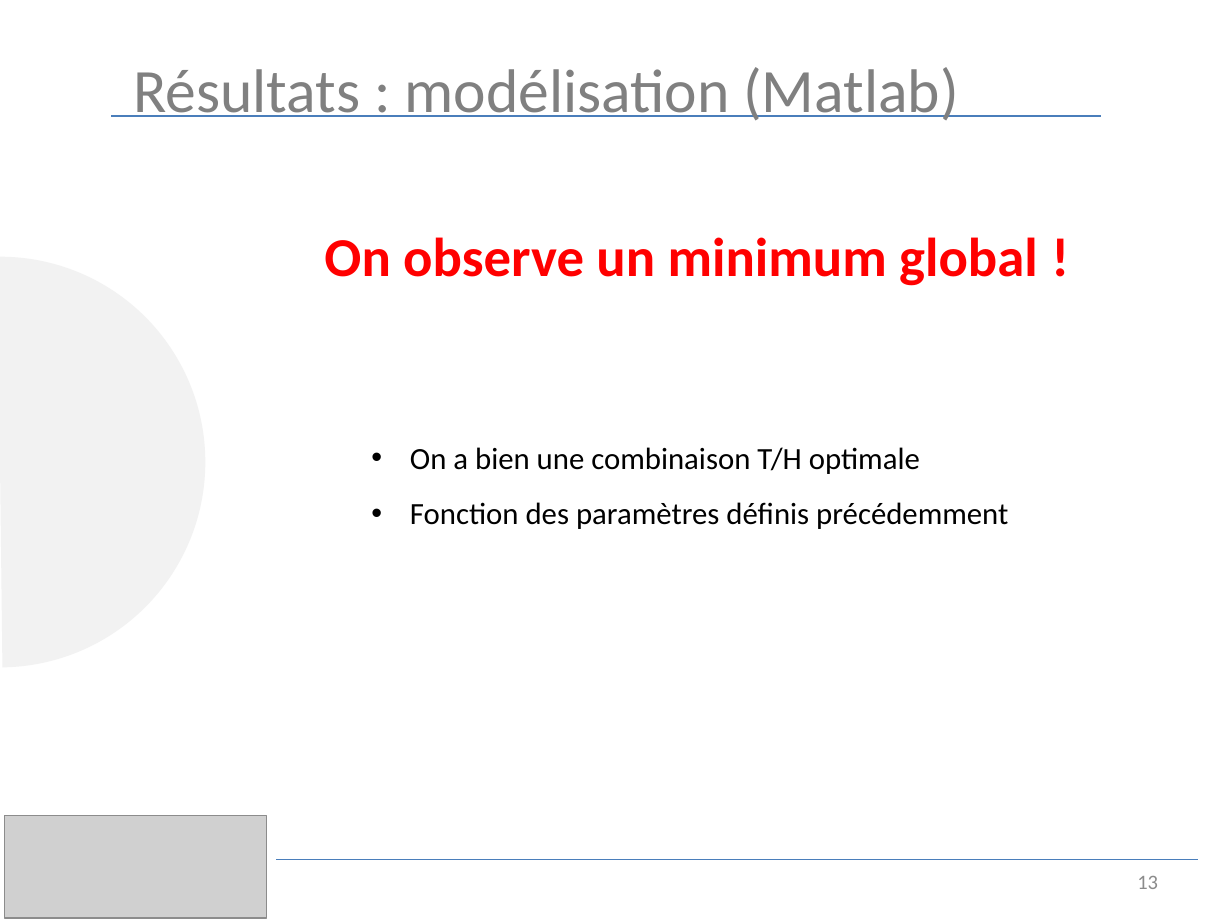
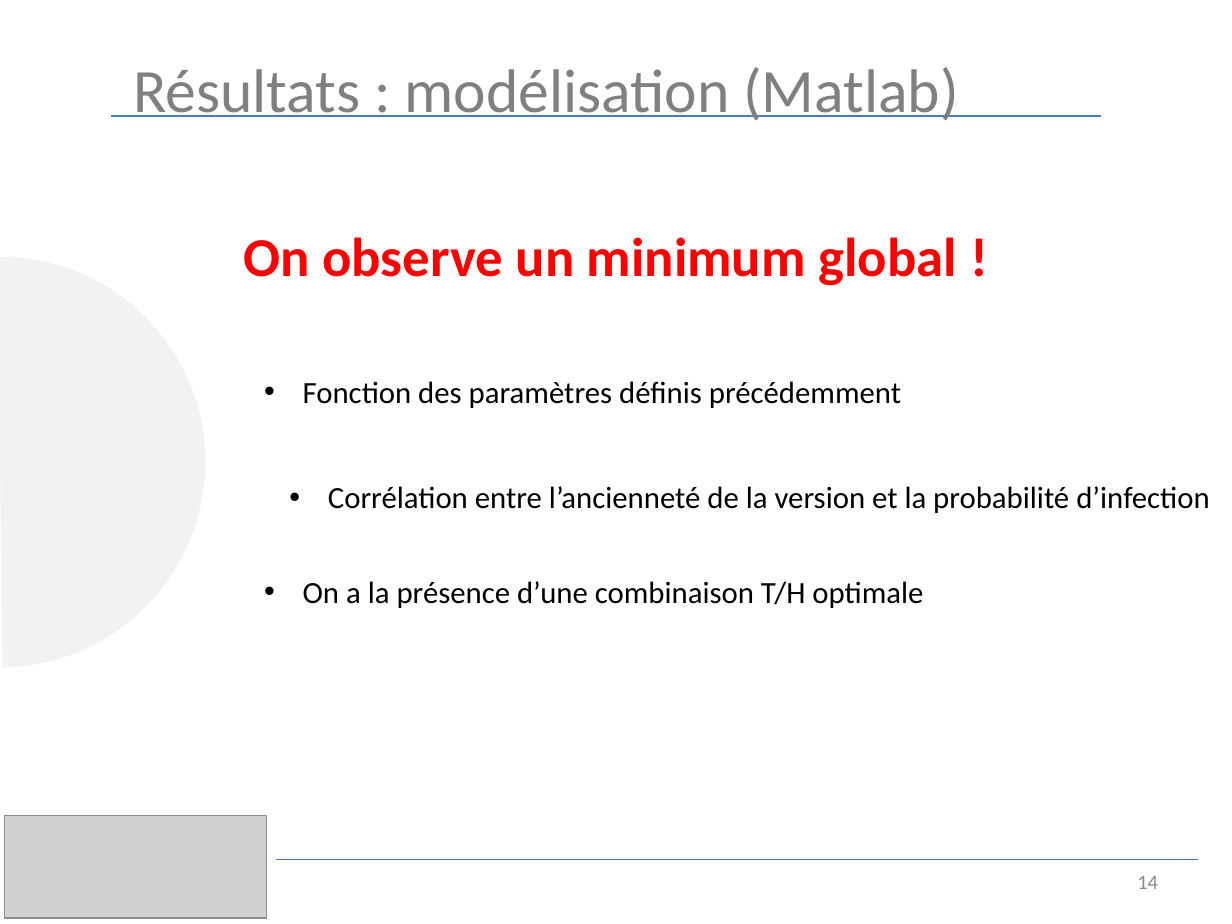
Before and after one commit to luinaudt/inf6422, a slide deck: slide 14 of lab3/presentation.pptx (slide 13 before the commit). Drawn at 1232x924 pixels with LibreOffice and Linux fonts; fonts in the diff are those of the drawing; grey boxes stand for pictures. Boxes give left, top, right and bottom in pixels: in the first picture for what was removed or moved away, otherwise in the second. Text is boxed around its words. In the diff, an @@ line names an element or a change of style, - is before the commit and + after.

```diff
--- a/lab3/presentation.pptx
+++ b/lab3/presentation.pptx
@@ text "On observe un minimum global ..." moved from (x1=324, y1=237, x2=1038, y2=286) to (x1=244, y1=237, x2=957, y2=286) @@
@@ text "On observe un minimum global ..." at (x1=244, y1=237, x2=957, y2=286): alignment left to centre @@
@@ text added at (x1=303, y1=381, x2=901, y2=408), 18 pt, text #000000 @@
+• Fonction des paramètres définis précédemment
@@ text added at (x1=328, y1=486, x2=1209, y2=513), 18 pt, text #000000 @@
+• Corrélation entre l’ancienneté de la version et la probabilité d’infection
@@ text at (x1=303, y1=581, x2=923, y2=608): text changed @@
-• On a bien une combinaison T/H optimale
-• Fonction des paramètres définis précédemment
+• On a la présence d’une combinaison T/H optimale
@@ page number at (x1=1137, y1=876, x2=1158, y2=889): text changed @@
-13
+14
```
Also in this commit, not shown: 18 other slides changed, 2 slides added, 1 slide removed.
